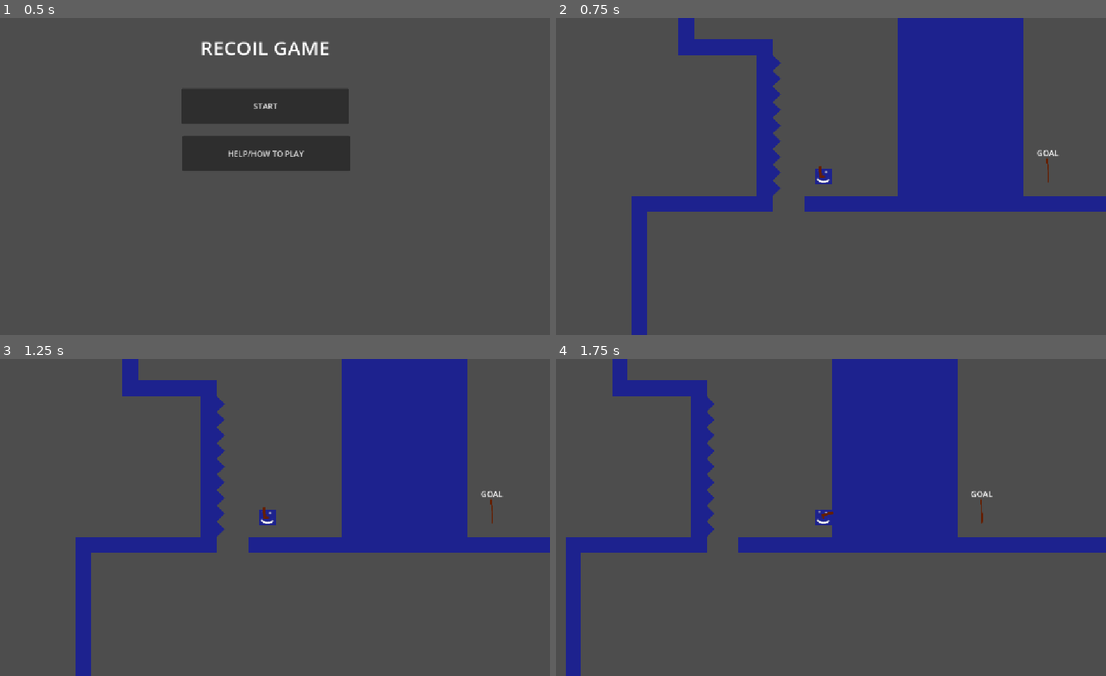
Above: before the commit, frames 1-4 (two rows, left to right).
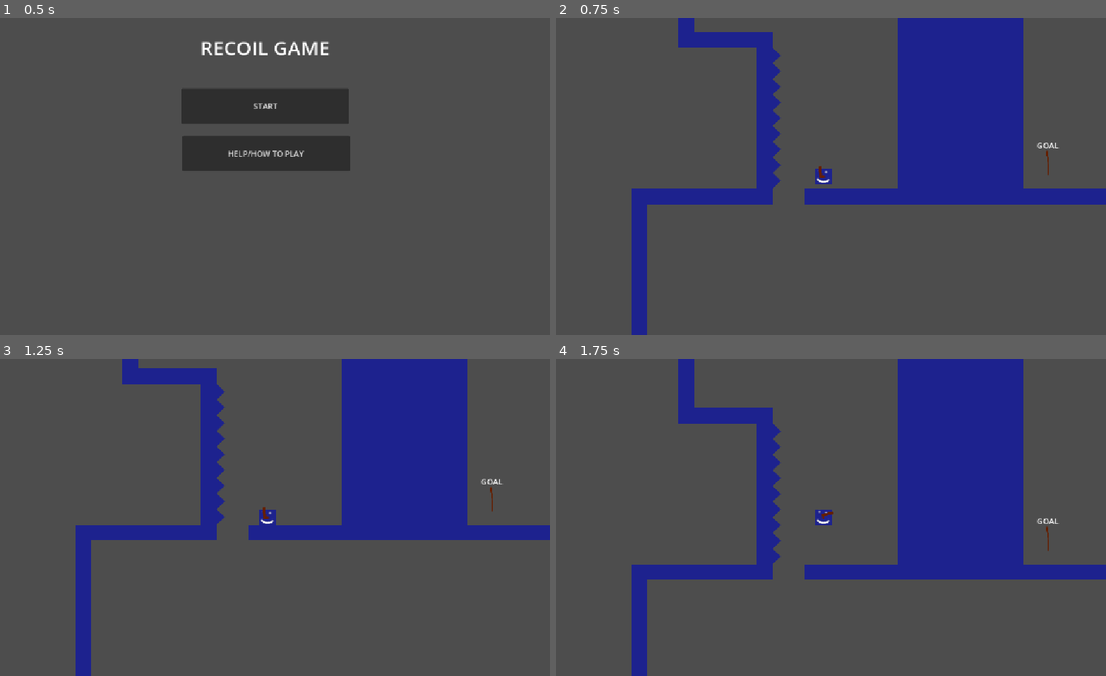
Above: after the commit, the same moments.

Repository: ejoit/Shooter-Game
Game: Godot game, scene res://Scenes/tile_screen.tscn
Same seed, same stepped clock (60 frames per second), same inputs: the game is played once before the commit and once after it.
Inputs (mouse positions are in pixels of both pictures, inside the frame that each line leads up to):
- Up to frame 1 (0.5 s): no input
- Up to frame 2 (0.75 s): click "START" at 0.5 s
- Up to frame 3 (1.25 s): no input
- Up to frame 4 (1.75 s): tap Enter (ui_accept) at 1.25, 1.52, 1.55 s; move the mouse to (946, 501) at 1.27 s; hold Right (ui_right) from 1.28 s (still down); click (946, 501) at 1.35 s

Frame 1 is identical in both runs. In frame 2, 4.2% of the frame differs, in the area x 13-100%, y 4-62%; in frame 3, 6.6%; in frame 4, 28%, in the area x 1-100%, y 0-100%.

Commit message:
got more stuff working
Currently stll cluttered all in one scripts going to try and learn to put it in multiple nodes or recourse
benfits are looking more clean code and possible more control over how the movment works

still need to re add a load of features from the old code

Diff:
--- a/Player/Scripts/player.gd
+++ b/Player/Scripts/player.gd
@@ -2,7 +2,7 @@
 #@onready var current_state = States.GROUND
 
 var air_speed
-var GRAVITY = 200000
+var GRAVITY = 1000
 var recoil_force
 var test_v = 50
 
@@ -18,9 +18,9 @@
 	var direction := Input.get_axis("ui_left", "ui_right")
 	match state:
 		States.GROUND:
-			ground(direction)
+			ground(direction, delta)
 		States.AIR:
-			air(direction)
+			air(direction, delta)
 		States.WALL:
 			wall(direction)
 		States.RECOIL:
@@ -30,11 +30,29 @@
 
 	move_and_slide()
 
-func ground(direction):
+func ground(direction, delta):
 	velocity.x = direction * VELOCITY_TEST
+	velocity.y += GRAVITY * delta
 
-func air(direction):
-	print("Walking")
+	if Input.is_action_just_pressed("ui_accept"):
+		velocity.y = -400
+		change_state(States.AIR)
+
+		if Input.is_action_just_pressed("fire"):
+			change_state(States.RECOIL)
+
+	if not is_on_floor():
+		change_state(States.AIR)
+
+
+	if is_on_wall_only():
+		pass
+func air(direction, delta):
+	velocity.y += GRAVITY * delta
+	if is_on_floor():
+		change_state(States.GROUND)
+
+
 
 func wall(direction):
 	print("wall")
